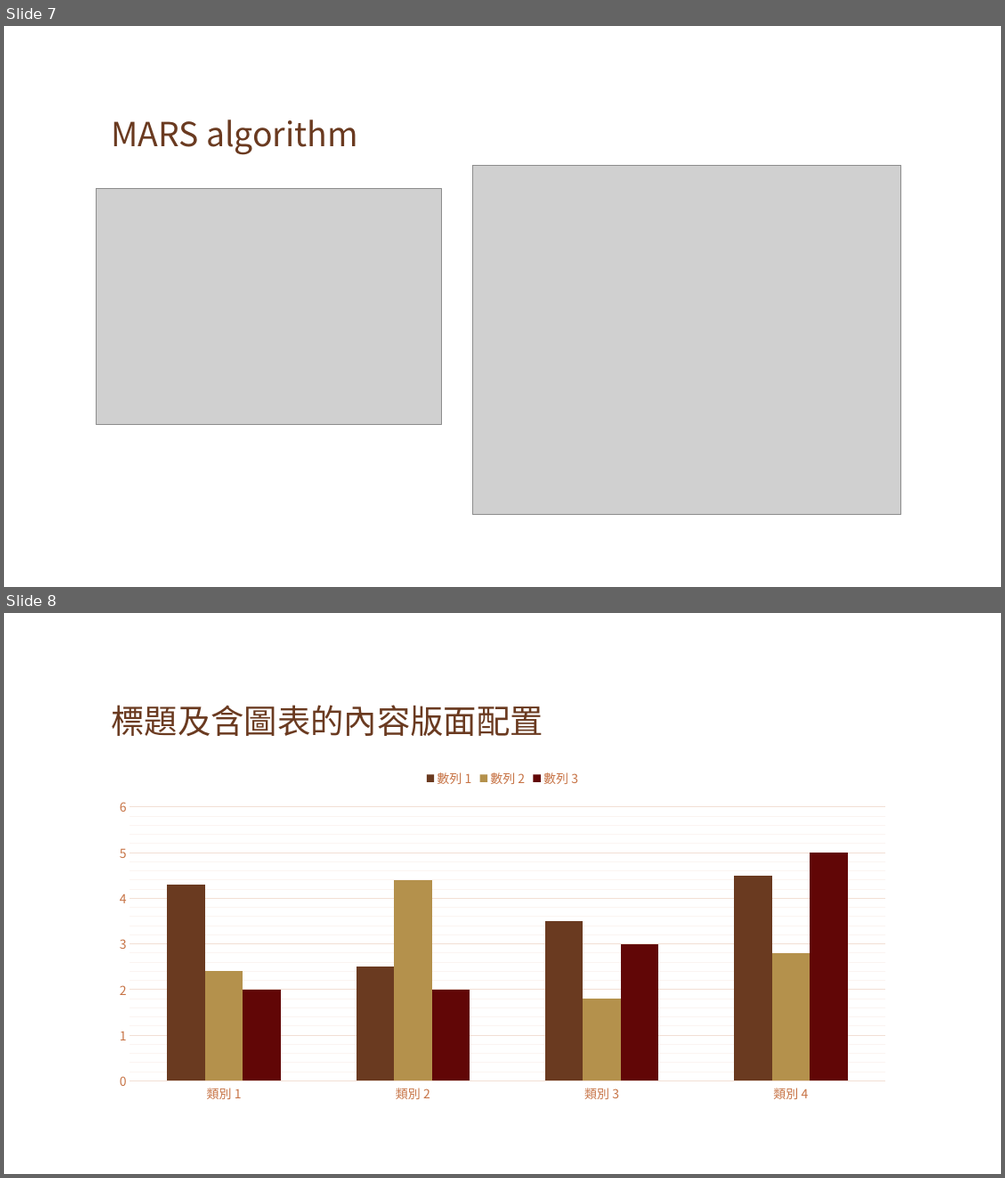
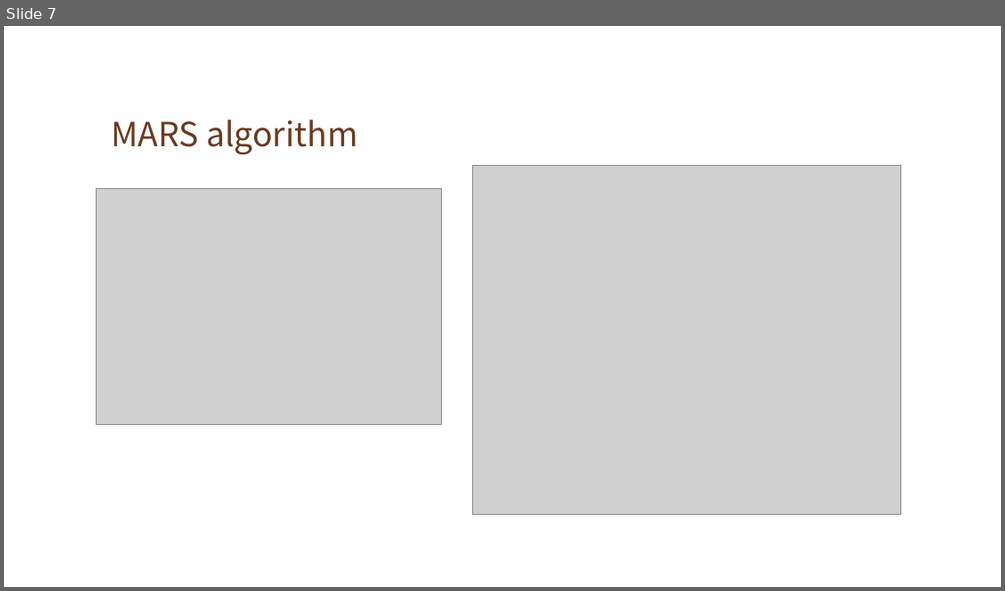
Before and after one commit to gordon636798/DiffieHellman-AES, a slide deck: 報告.pptx. Shown one above the other, each under a label of ours: slides 7 and 8 before the commit, slide 7 after it. The pictures are 1005x1178 and 1005x591 pixels, drawn with LibreOffice and Linux fonts; fonts in the diff are those of the drawing; grey boxes stand for pictures; background and template pictures are left out. Boxes give left, top, right and bottom in pixels: in the first picture for what was removed or moved away, otherwise in the second. Text is boxed around its words. In the diff, an @@ line names an element or a change of style, - is before the commit and + after.

```diff
--- a/報告.pptx
+++ b/報告.pptx
@@ slide 8 removed at box(4, 613, 1001, 1174), background picture (left out) @@
@@ title removed at box(111, 705, 543, 736) @@
-標題及含圖表的內容版面配置
@@ column chart removed at box(104, 761, 900, 1110) @@
-categories: 類別 1, 類別 2, 類別 3, 類別 4
-數列 1: 4.3, 2.5, 3.5, 4.5
-數列 2: 2.4, 4.4, 1.8, 2.8
-數列 3: 2, 2, 3, 5
```
Also in this commit, not shown: 1 slide changed, 7 slides added, 8 other slides removed.
